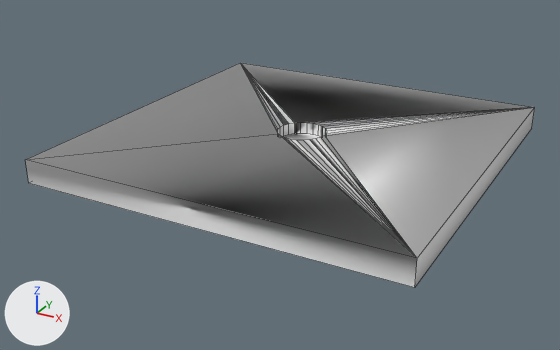
The OBJ model 3d/mini-golf/Hole_open_01.obj: old version first, new version second.
Rendered twice from a 50 mm lens placed at (4.16, -3.7, 2.37), pointed at (1.4, 1.32, -0.15). The axes (+X, +Y, +Z) are drawn at lower left. The lights are the same throughout. Mesh edges are drawn as thin lines. Where no turn or scale is listed for an object, it has been applied to the vertices.

The scene before the commit, as lines of its bpy script (objects in view):
```python
me_hole_open_01 = bpy.data.meshes.new('Hole_open_01')
me_hole_open_01.from_pydata(...)  # 56 vertices, 58 faces; spans x 0.0..3.0, y 0.0..3.0, z 0.0..0.19
# faces by material slot: [17, 25, 15, 1]
me_hole_open_01.materials.append(mat_green)  # white #e7e7e7
me_hole_open_01.materials.append(mat_backcolor)  # white #e7e7e7
me_hole_open_01.materials.append(mat_red)  # white #e7e7e7
me_hole_open_01.materials.append(mat_dark_grey)  # white #e7e7e7
ob_hole_open_01 = bpy.data.objects.new('Hole_open_01', me_hole_open_01)
ob_hole_open_01.location = (0.0, 0.0, 0.0)
```
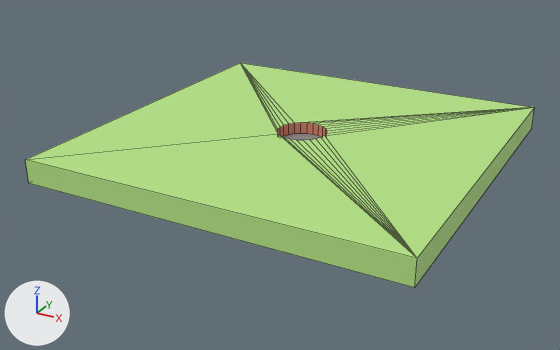
What differs and where, as boxes (x1, y1, x2, y2) in the pictures (560 x 350 px):
part 1 of me_hole_open_01, recoloured (white to green): (26, 63, 534, 287) in both
part 2 of me_hole_open_01, recoloured: (278, 123, 326, 137) in both
part 3 of me_hole_open_01, recoloured (white to green): (242, 65, 535, 287) in both
part 4 of me_hole_open_01, recoloured: (277, 123, 327, 137) in both

The change, as a diff of the scene's bpy script:
```diff
--- a/3d/mini-golf/Hole_open_01.obj.py
+++ b/3d/mini-golf/Hole_open_01.obj.py
@@ mat_green_011 @@
+mat_green_011 = principled_material('Green.011')
+mat_green_011.base_color = (0.475, 0.788, 0.239)  # green #b7e686
+mat_green_011.roughness = 0.69
@@ mat_red_011 @@
+mat_red_011 = principled_material('Red.011')
+mat_red_011.base_color = (0.71, 0.247, 0.161)  # beige #db8870
+mat_red_011.roughness = 0.69
@@ me_hole_open_01 @@
 me_hole_open_01.from_pydata(...)  # 56 vertices, 58 faces; spans x 0.0..3.0, y 0.0..3.0, z 0.0..0.19
 # used by ob_hole_open_01; location = (0.0, 0.0, 0.0)
+# me_hole_open_01 part 1: 17 faces spanning x 0.0..3.0, y 0.0..3.0, z 0.0..0.19 switch from mat_green (white #e7e7e7) to mat_green_011 (green #b7e686)
+# me_hole_open_01 part 2: 9 faces spanning x 1.3..1.7, y 1.3..1.67, z 0.09..0.19 switch from mat_backcolor (white #e7e7e7) to mat_red_011 (beige #db8870)
+# me_hole_open_01 part 3: 16 faces spanning x 0.0..3.0, y 0.0..3.0, z 0.0..0.19 switch from mat_backcolor (white #e7e7e7) to mat_green_011 (green #b7e686)
+# me_hole_open_01 part 4: 15 faces spanning x 1.31..1.7, y 1.3..1.7, z 0.09..0.19 switch from mat_red (white #e7e7e7) to mat_red_011 (beige #db8870)
+# me_hole_open_01 part 5: the surface is now shaded flat
 me_hole_open_01.materials.append(mat_dark_grey)
```
